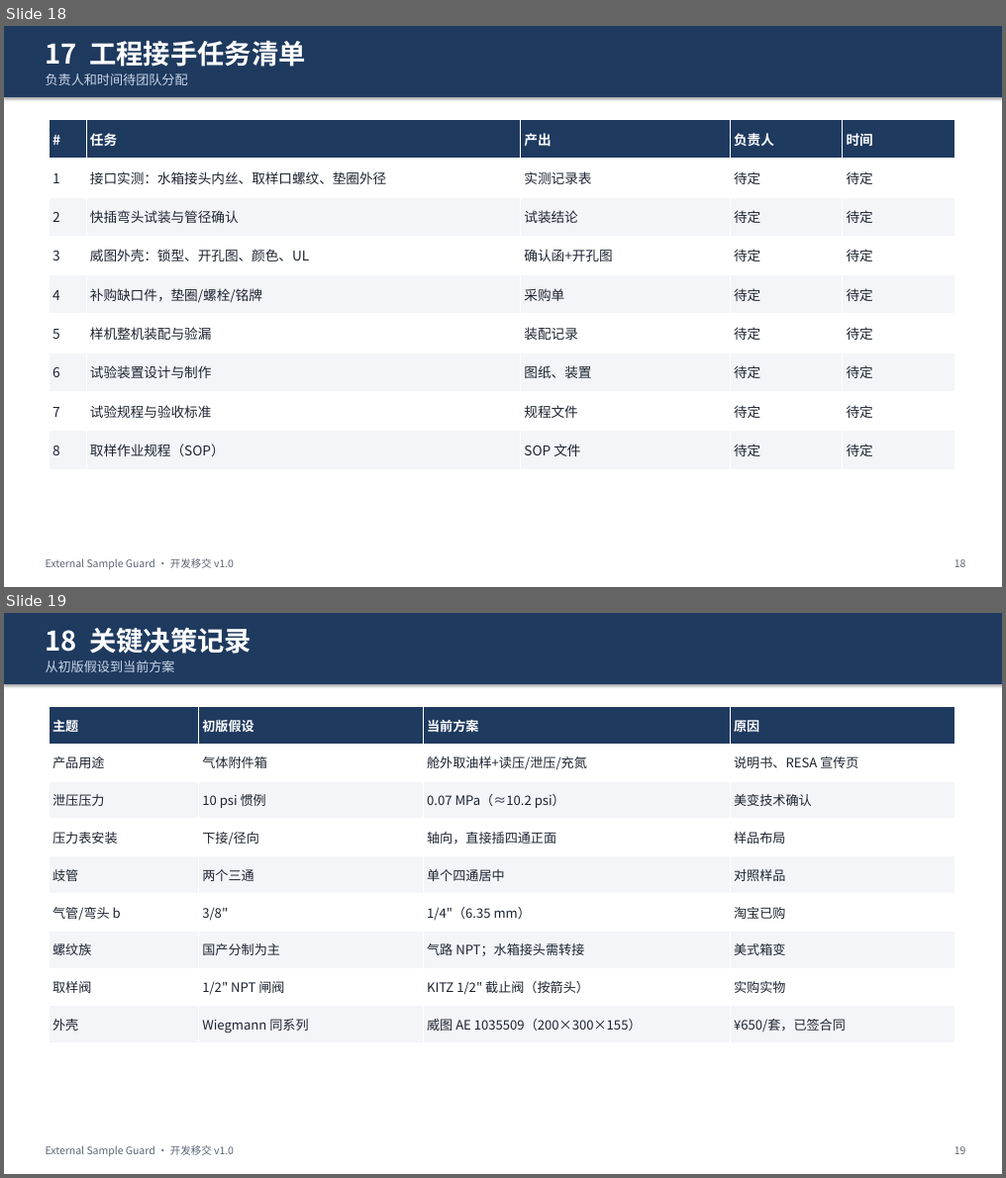
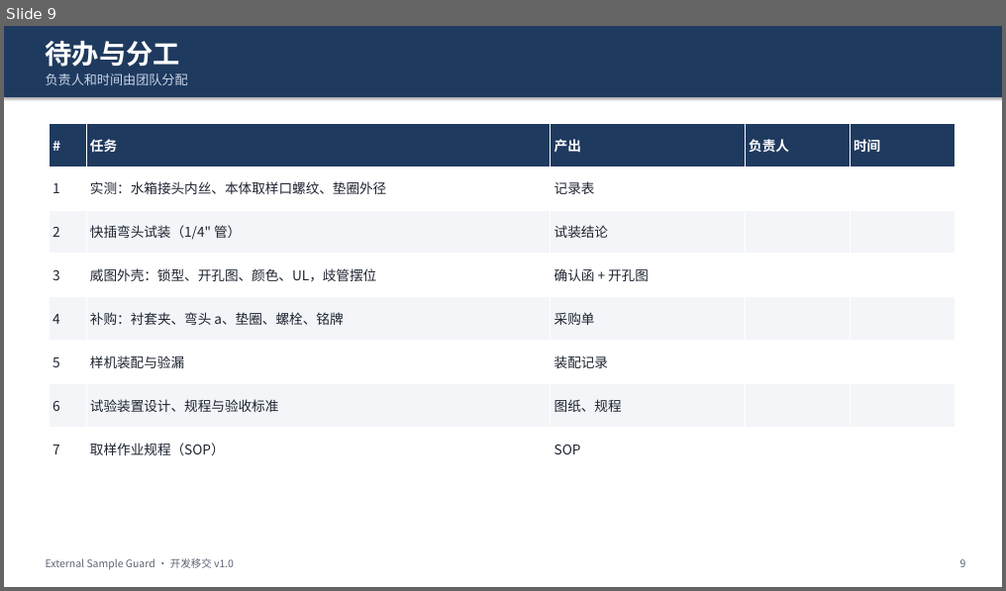
Before and after one commit to keenkid2010/claude_v1, a slide deck: sample_guard/Sample_Guard_开发移交.pptx. Shown one above the other, each under a label of ours: slides 18 and 19 before the commit, slide 9 after it. The pictures are 1006x1178 and 1006x591 pixels, drawn with LibreOffice and Linux fonts; fonts in the diff are those of the drawing. Boxes give left, top, right and bottom in pixels: in the first picture for what was removed or moved away, otherwise in the second. Text is boxed around its words. In the diff, an @@ line names an element or a change of style, - is before the commit and + after.

```diff
--- a/sample_guard/Sample_Guard_开发移交.pptx
+++ b/sample_guard/Sample_Guard_开发移交.pptx
@@ slide 19 removed at (x1=4, y1=613, x2=1002, y2=1174), background #FFFFFF @@
@@ rectangle removed at (x1=4, y1=613, x2=1002, y2=684) @@
@@ text removed at (x1=46, y1=627, x2=252, y2=654) @@
-18 关键决策记录
@@ text removed at (x1=46, y1=661, x2=175, y2=672) @@
-从初版假设到当前方案
@@ table removed at (x1=49, y1=707, x2=954, y2=1044), 9 rows, 4 columns @@
-主题 | 初版假设 | 当前方案 | 原因
-产品用途 | 气体附件箱 | 舱外取油样+读压/泄压/充氮 | 说明书、RESA 宣传页
-泄压压力 | 10 psi 惯例 | 0.07 MPa（≈10.2 psi） | 美变技术确认
-压力表安装 | 下接/径向 | 轴向，直接插四通正面 | 样品布局
-歧管 | 两个三通 | 单个四通居中 | 对照样品
-气管/弯头 b | 3/8" | 1/4"（6.35 mm） | 淘宝已购
-螺纹族 | 国产分制为主 | 气路 NPT；水箱接头需转接 | 美式箱变
-取样阀 | 1/2" NPT 闸阀 | KITZ 1/2" 截止阀（按箭头） | 实购实物
-外壳 | Wiegmann 同系列 | 威图 AE 1035509（200×300×155） | ¥650/套，已签合同
@@ text removed at (x1=46, y1=1146, x2=234, y2=1157) @@
-External Sample Guard · 开发移交 v1.0
@@ text removed at (x1=954, y1=1147, x2=966, y2=1155) @@
-19
@@ what was slide 18 is now slide 9 @@
@@ slide 9 changed as well @@
@@ text at (x1=46, y1=41, x2=181, y2=67): text changed @@
-17 工程接手任务清单
+待办与分工
@@ text at (x1=46, y1=74, x2=188, y2=85): text changed @@
-负责人和时间待团队分配
+负责人和时间由团队分配
@@ table at (x1=49, y1=123, x2=954, y2=471) @@
-row 2: 1 | 接口实测：水箱接头内丝、取样口螺纹、垫圈外径 | 实测记录表 | 待定 | 待定
-row 3: 2 | 快插弯头试装与管径确认 | 试装结论 | 待定 | 待定
-row 4: 3 | 威图外壳：锁型、开孔图、颜色、UL | 确认函+开孔图 | 待定 | 待定
-row 5: 4 | 补购缺口件，垫圈/螺栓/铭牌 | 采购单 | 待定 | 待定
-row 6: 5 | 样机整机装配与验漏 | 装配记录 | 待定 | 待定
-row 7: 6 | 试验装置设计与制作 | 图纸、装置 | 待定 | 待定
-row 8: 7 | 试验规程与验收标准 | 规程文件 | 待定 | 待定
-row 9: 8 | 取样作业规程（SOP） | SOP 文件 | 待定 | 待定
+row 2: 1 | 实测：水箱接头内丝、本体取样口螺纹、垫圈外径 | 记录表 |  | 
+row 3: 2 | 快插弯头试装（1/4" 管） | 试装结论 |  | 
+row 4: 3 | 威图外壳：锁型、开孔图、颜色、UL，歧管摆位 | 确认函 + 开孔图 |  | 
+row 5: 4 | 补购：衬套夹、弯头 a、垫圈、螺栓、铭牌 | 采购单 |  | 
+row 6: 5 | 样机装配与验漏 | 装配记录 |  | 
+row 7: 6 | 试验装置设计、规程与验收标准 | 图纸、规程 |  | 
+row 8: 7 | 取样作业规程（SOP） | SOP |  | 
@@ text at (x1=960, y1=560, x2=966, y2=568): text changed @@
-18
+9
```
Also in this commit, not shown: 9 other slides changed, 9 other slides removed, 6 other files.
